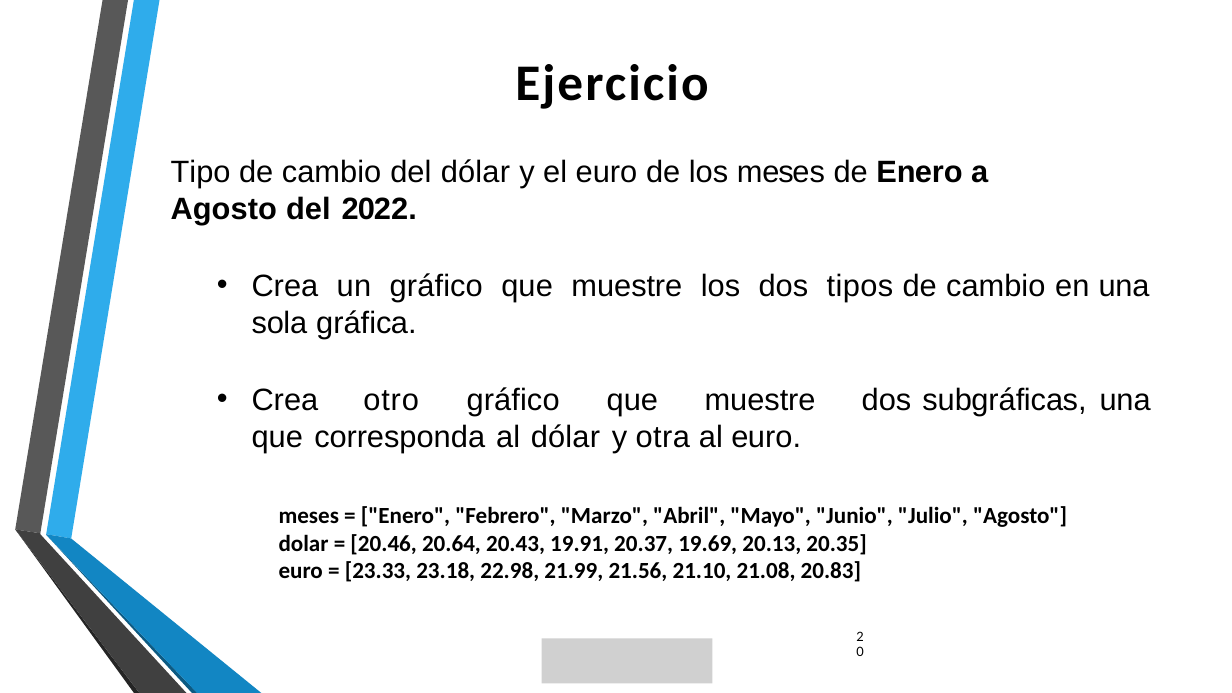
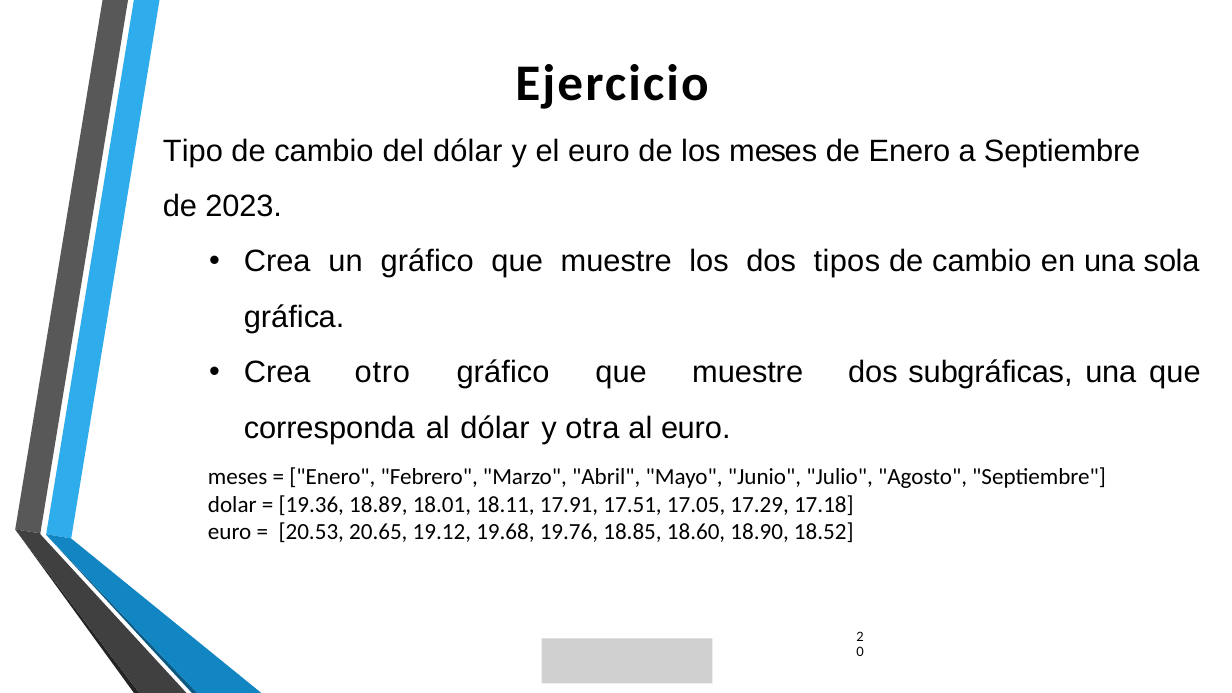
Before and after one commit to lizetheP/Programacion, a slide deck: slide 18 of CalendarioAgo2023/presentaciones/9_GraficasMatplotlib.pptx. Drawn at 1232x693 pixels with LibreOffice and Linux fonts; fonts in the diff are those of the drawing; grey boxes stand for pictures; background and template pictures are left out. Boxes give left, top, right and bottom in pixels: in the first picture for what was removed or moved away, otherwise in the second. Text is boxed around its words. In the diff, an @@ line names an element or a change of style, - is before the commit and + after.

```diff
--- a/CalendarioAgo2023/presentaciones/9_GraficasMatplotlib.pptx
+++ b/CalendarioAgo2023/presentaciones/9_GraficasMatplotlib.pptx
@@ text "Tipo de cambio del dólar ...": place and size @@
-text "Tipo de cambio del dólar ..." at box(171, 159, 1150, 452)
+text "Tipo de cambio del dólar ..." at box(163, 138, 1200, 443)
@@ text at box(163, 138, 1140, 217): text changed @@
-Tipo de cambio del dólar y el euro de los meses de Enero a Agosto del 2022.
+Tipo de cambio del dólar y el euro de los meses de Enero a Septiembre de 2023.
@@ text at box(244, 248, 1200, 443): line spacing 1 to 1.5 @@
@@ text at box(208, 467, 1106, 542): text changed; bold off @@
-meses = ["Enero", "Febrero", "Marzo", "Abril", "Mayo", "Junio", "Julio", "Agosto"]
-dolar = [20.46, 20.64, 20.43, 19.91, 20.37, 19.69, 20.13, 20.35]
-euro = [23.33, 23.18, 22.98, 21.99, 21.56, 21.10, 21.08, 20.83]
+meses = ["Enero", "Febrero", "Marzo", "Abril", "Mayo", "Junio", "Julio", "Agosto", "Septiembre"]
+dolar = [19.36, 18.89, 18.01, 18.11, 17.91, 17.51, 17.05, 17.29, 17.18]
+euro = [20.53, 20.65, 19.12, 19.68, 19.76, 18.85, 18.60, 18.90, 18.52]
```
Also in this commit, not shown: 4 other slides changed, 5 other files.
